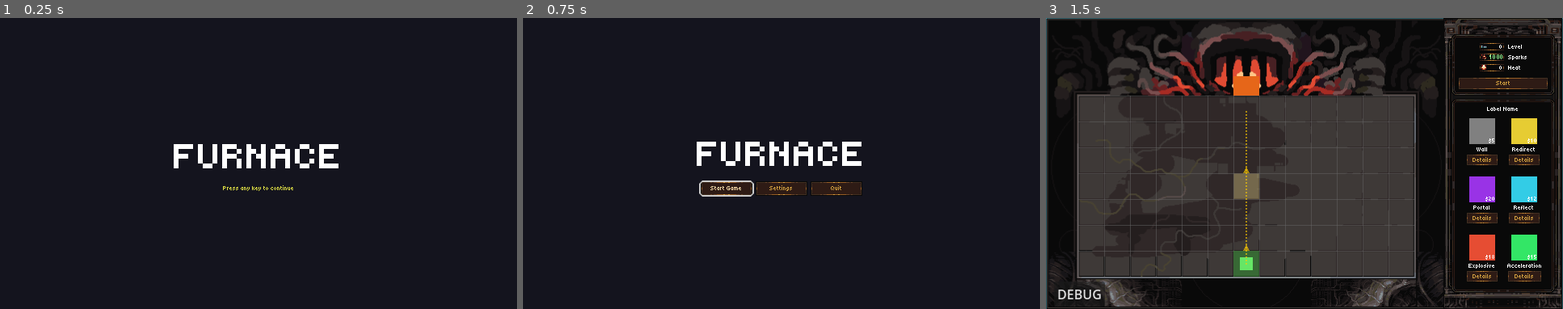
Above: before the commit, frames 1-3 (left to right).
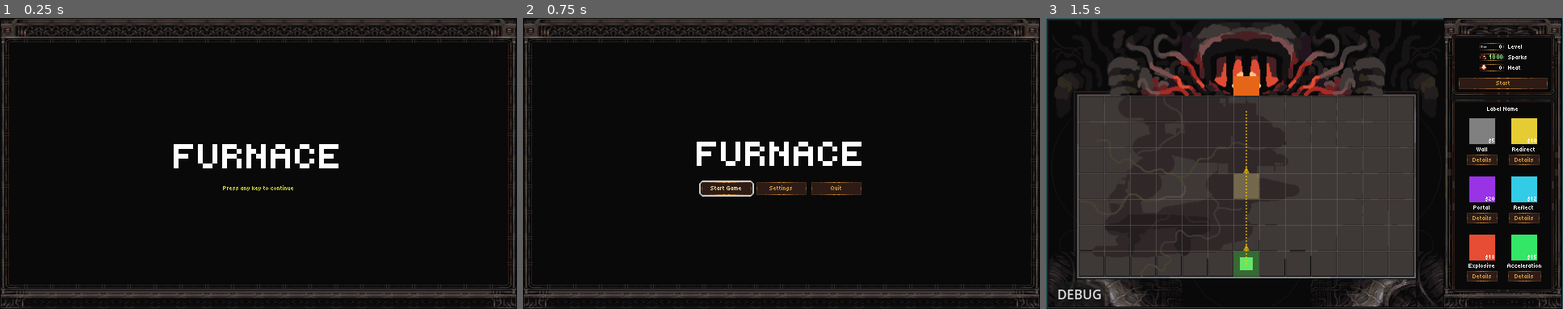
Above: after the commit, the same moments.

Repository: Arcane-Laboratory/Furnace
Game: Godot game, scene res://scenes/ui/title_screen.tscn
The game is run twice, just before and just after one commit, with the same random seed, the same clock (stepped at 60 frames per second) and the same inputs. Sound files missing from this copy of the repository are replaced by a short silence.
Inputs (mouse positions are in pixels of both pictures, inside the frame that each line leads up to):
- Up to frame 1 (0.25 s): no input
- Up to frame 2 (0.75 s): tap Enter at 0.5 s; move the mouse to (895, 148) at 0.52 s; tap P at 0.6 s; click (895, 148) at 0.67 s
- Up to frame 3 (1.5 s): click "Start Game" at 1.25 s

The runs differ from the first frame. In frame 1, 8.5% of the frame differs, in the area x 0-100%, y 0-100%; in frame 2, 8.5%; in frame 3, nothing differs.

Commit message:
Added 9P to Main Menu + Title Screen

Diff:
--- a/godot/scenes/ui/main_menu.tscn
+++ b/godot/scenes/ui/main_menu.tscn
@@ -1,7 +1,8 @@
-[gd_scene load_steps=3 format=3 uid="uid://btk68wmm8weex"]
+[gd_scene load_steps=4 format=3 uid="uid://btk68wmm8weex"]
 
 [ext_resource type="Theme" uid="uid://brmsm8x6ntpna" path="res://theme/furnace_theme.tres" id="1_fe2o3"]
-[ext_resource type="Script" path="res://scripts/ui/main_menu.gd" id="1_menu"]
+[ext_resource type="Script" uid="uid://da74dc6nxpp8r" path="res://scripts/ui/main_menu.gd" id="1_menu"]
+[ext_resource type="StyleBox" uid="uid://daxtmlmajhs7f" path="res://style_box_9p_fullscreen.tres" id="3_1g8jr"]
 
 [node name="MainMenu" type="Control"]
 layout_mode = 3
@@ -13,7 +14,17 @@
 theme = ExtResource("1_fe2o3")
 script = ExtResource("1_menu")
 
+[node name="Background2" type="Panel" parent="."]
+layout_mode = 1
+anchors_preset = 15
+anchor_right = 1.0
+anchor_bottom = 1.0
+grow_horizontal = 2
+grow_vertical = 2
+theme_override_styles/panel = ExtResource("3_1g8jr")
+
 [node name="Background" type="ColorRect" parent="."]
+visible = false
 layout_mode = 1
 anchors_preset = 15
 anchor_right = 1.0
--- a/godot/scenes/ui/title_screen.tscn
+++ b/godot/scenes/ui/title_screen.tscn
@@ -1,7 +1,8 @@
-[gd_scene load_steps=3 format=3 uid="uid://ctcn512vpbrmx"]
+[gd_scene load_steps=4 format=3 uid="uid://ctcn512vpbrmx"]
 
 [ext_resource type="Theme" uid="uid://brmsm8x6ntpna" path="res://theme/furnace_theme.tres" id="1_aqpy5"]
-[ext_resource type="Script" uid="uid://jmyud21feeml" path="res://scripts/ui/title_screen.gd" id="1_title"]
+[ext_resource type="Script" uid="uid://cngyjb5d1j822" path="res://scripts/ui/title_screen.gd" id="1_title"]
+[ext_resource type="StyleBox" uid="uid://daxtmlmajhs7f" path="res://style_box_9p_fullscreen.tres" id="3_w8uqo"]
 
 [node name="TitleScreen" type="Control"]
 layout_mode = 3
@@ -13,14 +14,14 @@
 theme = ExtResource("1_aqpy5")
 script = ExtResource("1_title")
 
-[node name="Background" type="ColorRect" parent="."]
+[node name="Background" type="Panel" parent="."]
 layout_mode = 1
 anchors_preset = 15
 anchor_right = 1.0
 anchor_bottom = 1.0
 grow_horizontal = 2
 grow_vertical = 2
-color = Color(0.08, 0.08, 0.12, 1)
+theme_override_styles/panel = ExtResource("3_w8uqo")
 
 [node name="CenterContainer" type="CenterContainer" parent="."]
 layout_mode = 1
--- /dev/null
+++ b/godot/style_box_9p_fullscreen.tres
@@ -0,0 +1,12 @@
+[gd_resource type="StyleBoxTexture" load_steps=2 format=3 uid="uid://daxtmlmajhs7f"]
+
+[ext_resource type="Texture2D" uid="uid://dt03y4a5rxvvs" path="res://resources/ui_assets/9p_big.png" id="1_g3xh7"]
+
+[resource]
+texture = ExtResource("1_g3xh7")
+texture_margin_left = 32.0
+texture_margin_top = 32.0
+texture_margin_right = 32.0
+texture_margin_bottom = 32.0
+axis_stretch_horizontal = 1
+axis_stretch_vertical = 1
